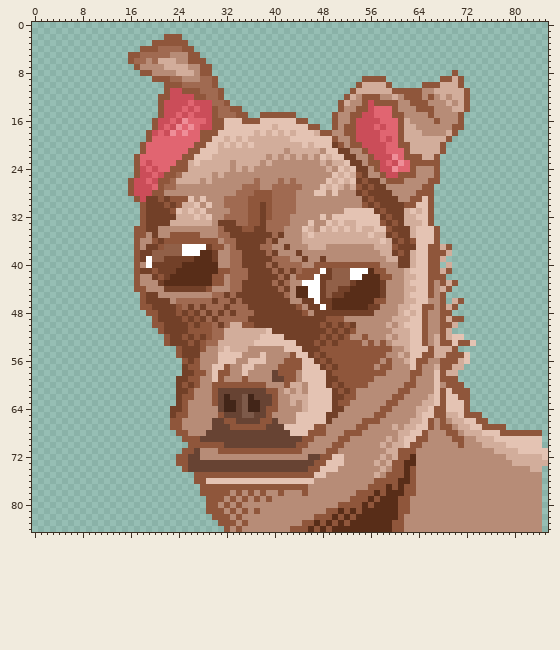
A pixel-art file gets an edit: PixelArt/Mal.ase. Above: the version before the commit.
86x85 pixels, 1 frame.
Now the later version:
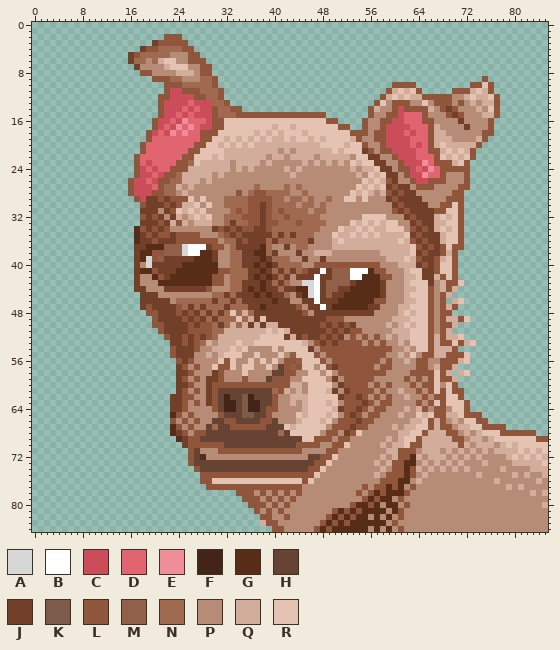
Palette (. is transparent): A #d7d7d7  B #ffffff  C #cb4d59  D #e16571  E #ef8e98  F #422518  G #582d18  H #674333  J #724028  K #7d5a4a  L #8f563b  M #916048  N #a06a51  P #b78c77  Q #d2ad9b  R #e4c3b3
Changes in this commit:
Changed rows in their new state; - is an unchanged pixel.
first column x 16:
 3 ----J-----------------------------------------------------------------
 4 --J-------------------------------------------------------------------
 5 J---------------------------------------------------------------------
 6 J-----RR--------------------------------------------------------------
 7 -J-----RRR------------------------------------------------------------
 8 ------------------------------------------------------.---------------
 9 ---------------------------------------....---------....---L----------
10 --------------------------------------......LLLL-.......-LLRL---------
11 -------------------------------------......LQRQR-.....LL-QRQL---------
12 ------------------------------------......LQRQRQQL-LLLPPQRQQRL--------
13 -----------------------------------......-RP-LLPPR-LLL-LPQPQQL--------
14 -----------------------------------.....LQPP-CLL--Q-LJLPPPQPRL--------
15 --------------------LL------LLLLL-......LPPL-CDDDLP--LJ-PPPQQL--------
16 -------------------RRR------RRRRRL-....LPPLLCCDDDLLP---JPPPPL---------
17 ---------------------------Q--RRRRRL-..LPPLCCCCDDDLQ--PPJPPPL---------
18 ---------------------------R-Q-RRRRRR-LLPLLCCCDCDDLQQPPPPPPLL---------
19 ---------------------R-R--RQ--Q-Q-RRRQLPPLL-CCCDDDL--QPPPPQL----------
20 -----------------------------Q-Q--RRQRRLPPLCCCCDCDL-RQQQQQL-----------
21 ---------------R---------PQP----QQ-QRRRJLPLLCCCCDDLLQRQRQL------------
22 ---------------R---------QPQ-Q--Q-QQQPRRJJPPLCCCDDD-RQRQRL------------
23 ----------N------------------Q-QPQP-PRQRRJJPPLCCCED-LLQRL-------------
24 --------------------------Q-Q----P-PPQPQQRJJPLLCDCEDLLLLL-------------
25 ---------------------------Q------PPPPQPRQRJJP-CCEDDLPPPL-------------
26 --------N------------P---P-P-----PPPPPPRQRQ-JP-LCC--LPPPL-------------
27 --------Q-Q--------PP---PP-P----PPPP-PRQRQRJLJJ-L--PPPPLL-------------
28 ------NN-Q--------LP---N---P-N-PP-P--RQRQPQLJLJJPPPPPPLL--------------
29 --------------------------P-N-N--N--RR-RPPP-LJJJJPPPPLLL--------------
30 -----------------------------NN-N------PPPPP-LJJJJPPLLRL--------------
31 --J--P------------L------L--NN-NN---PPPPPPPPL-LJJJJLLRRL--------------
32 ----L-P--P---------L------LNNNNNP-PPPPP---RPPPJLJJJQRQRL--------------
33 --J--L--L-P----PN------LL--NLNNNNPPPPRQ-Q-QRRPPJLJJQQRRL--------------
34 -G--LJL-------JL-L-----L--NNNNNNPPPRQ---RQQRRRPLJLJQRQRL--------------
35 -GJL-LLJ--------L-L-------NJNNNPPPR--R-RQR-QQQRJLJJJQRRL--------------
36 -GJJ--JJ-----------L-----NNNNNJPPP-R------Q-QRQ-JLJJQRRL--------------
37 -JJGGG---A------------G-----NNPPP-QQQQQQQ---QQQRLJ-JLRLL--------------
38 -JGGLL---A-----------GG--------QQQ----------QQQRJLJJ--L---------------
39 -JGAL-----------------G----------------------QR-LJJ--RL---------------
40 -J-A-----------------G-G---------------------QQ-JLJ-RRL---------------
41 -JGG------------------G-------JJ-----------------JJ-RRL---------------
42 -J--G----------------G-G----JJJ------------------JJQ-RL---------------
43 -J---G----------------G------AA-------------------J-QL-R--------------
44 -JJ-----------------G-G----J--A-----------------------Q---------------
45 --J------------------G-G----J-A----------------------Q----------------
46 --J---------------------G---------J---------------L----R--------------
47 --J-------------------G--------------------------R--------------------
48 -----------------R-Q-----------------------------RL-------------------
49 ------------------R-Q-R--------------------------RL---Q-R-------------
50 ------------------NQJQ-QQ----------------------Q-RL-------------------
51 ------------------------QRQ-----------L----------RL-------------------
52 ---------------Q-----------Q-L------PL---L-------RL---Q---------------
53 ------.--LJLNQP---R---------RQP-------------P-P--RL-----Q-------------
54 -------LJ--LP-Q-QR-R----R----R-P---------------P----------------------
55 -------LJ--P-Q-Q-----RP--R-M--R-P---------------P---------------------
56 --------LJLP----L----P--R---M--R-P-------------P----------------------
57 --------JLP----L-R-----R-H-M---PR--------------P-L-----.--------------
58 --------J-LPP-J-P--------H---P--PRP--------------LL---.QR-------------
59 ---------LP--JJ--------HLL-P-----P-P----------LPL-L---Q---------------
60 ---------JLP-J---------LLL-------RP------L-L--P--LL--R-.--------------
61 ---------LPL-J---------HNL-------Q-P--LLL-L--QP-L-L-----.-------------
62 -------J-----J--------------------R---JL-L-LPPQ--LPL----.-------------
63 -------J---L-J-------------------QRP-LLJL-L-P---LPL-------------------
64 --------------L-------------------Q-LLJL-L-P--Q--LP--P----------------
65 -------G-PL------------------Q---QR-LJL-L-P--Q--RQ--------------------
66 --------PL-L----------------Q---QR-LLLJ--P---------Q---P--------------
67 -------G--L--HN------------Q---RR-LLLJ-------------Q------------------
68 -------GJ--LL------------N----RRPLL-J-R-----------QQQ----P----------.-
69 --------GJ-------------------RRLLL---------------QQQQQ---Q-P--------LL
70 ---------J--------------------LL----R------------QQQQQQ-Q-Q--P--Q----R
71 ---------.---------------------------------------QQQ-Q-Q-Q-Q------Q-Q-
72 --------..L-G----------------------P------------Q-QQQ-Q-Q-Q-----R-R-RQ
73 --------..L-----------------------PP-------------Q-Q-Q-Q---Q---------R
74 ---------..L---------------------PP-------------Q-Q-Q-Q-Q-----Q------Q
75 -----------.--------------------P----------------Q--------Q-----Q-Q--Q
76 -----------.-L---------------L-----------P-----PQ------------Q------QP
77 ------------.----------------P---------LP-----P----------------Q-Q---P
78 ------------......-L----LPL-LP---------P-------P-------------------Q-Q
79 -------------......-L----L-L---------PP-----P-P----------------------P
80 -------------.......LLL-L-L--------PP-G---P--P-----------------------Q
81 -------------........--L-L-------P---------P--P----------------------P
82 --------------........LL--L----PP-------P-P-P------------------------P
83 ---------------.......QLL----PPP-----------P-P-----------------------P
84 ----------------........LL-PPPP---------P-P-P------------------------P
Boxes around the changes in both pictures, in picture pixels (x1, y1, x2, y2):
changed: (128, 40, 188, 70)
changed: (134, 70, 548, 532)
